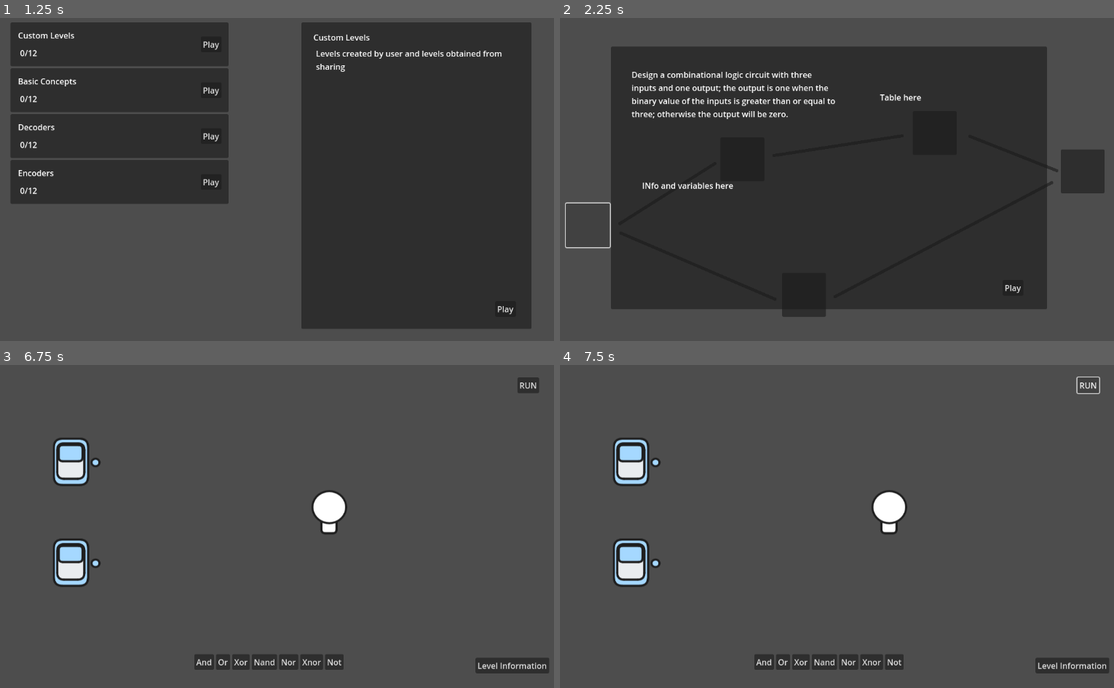
Above: before the commit, frames 1-4 (two rows, left to right).
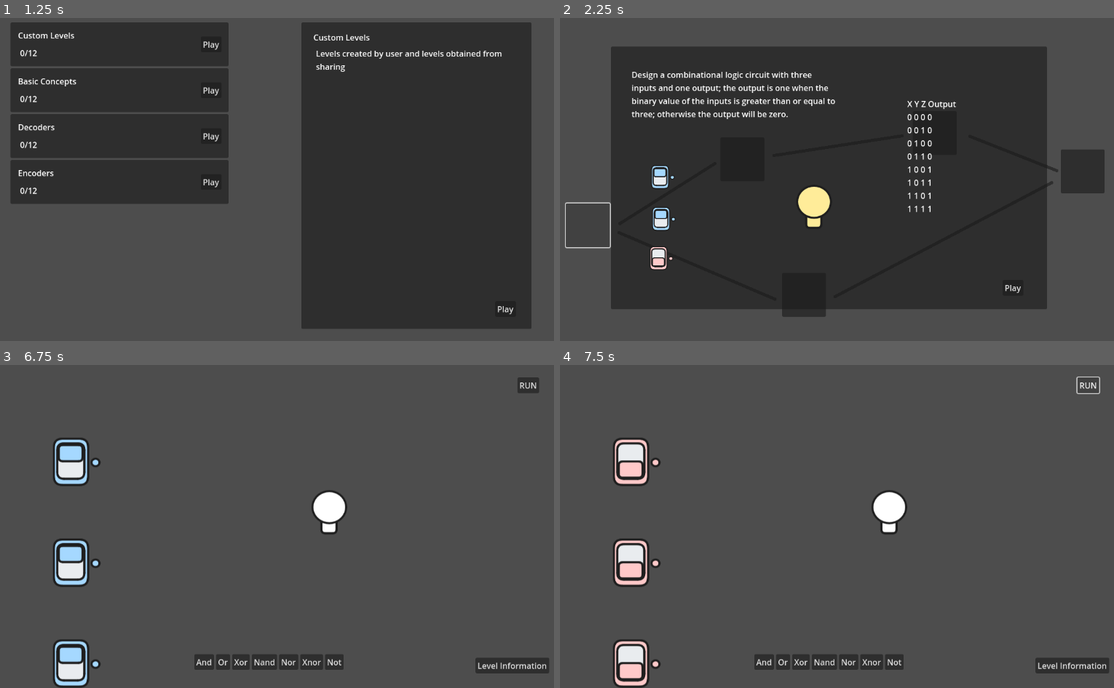
Above: after the commit, the same moments.

Repository: sininen-blue/logic-gate-tesseract
Game: Godot game, scene res://ui/title_page.tscn
The game is run twice, just before and just after one commit, with the same random seed, the same clock (stepped at 60 frames per second) and the same inputs.
Inputs (mouse positions are in pixels of both pictures, inside the frame that each line leads up to):
- Up to frame 1 (1.25 s): click "Play" at 0.5 s
- Up to frame 2 (2.25 s): click "Play" at 1.25 s; click (587, 224) at 2 s
- Up to frame 3 (6.75 s): click (182, 507) at 2.75 s; click (243, 642) at 3.5 s; click (376, 481) at 4.25 s; click (520, 516) at 5 s; click (27, 571) at 5.75 s; click "Play" at 6.5 s
- Up to frame 4 (7.5 s): click "RUN" at 7.25 s

Frame 1 is identical in both runs. In frame 2, 1.6% of the frame differs, in the area x 14-72%, y 23-78%; in frame 3, 0.9%; in frame 4, 2.3%, in the area x 9-19%, y 22-100%.

Commit message:
simulation system now runs and gets level complete

Diff:
--- a/simulation/simulation-manager.gd
+++ b/simulation/simulation-manager.gd
@@ -49,6 +49,18 @@
 	gate_scene.gate_type = "Start"
 	gate_scene.value = true
 	gate_scene.global_position = Vector2(200, 400) # NOTE: temp start location
+
+	new_gate = Gate.new()
+	new_gate.node = gate_scene
+	new_gate.type = gate_scene.gate_type
+
+	gates.append(new_gate)
+	add_child(gate_scene)
+
+	gate_scene = GATE_SCENE.instantiate()
+	gate_scene.gate_type = "Start"
+	gate_scene.value = true
+	gate_scene.global_position = Vector2(200, 600) # NOTE: temp start location
 
 	new_gate = Gate.new()
 	new_gate.node = gate_scene
@@ -355,3 +367,39 @@
 					gate.node.value = gate.connections[0].value
 				else:
 					gate.node.value = 2
+
+
+func _on_run_button_pressed() -> void:
+	run_simulation()
+
+func run_simulation():
+	var start_nodes : Array[GateNode]
+	var end_node : GateNode
+	var end_values : Array[Array]
+
+	for gate in gates:
+		if gate.type == "Start":
+			start_nodes.append(gate.node)
+		if gate.type == "End":
+			end_node = gate.node
+
+
+	for x in range(2):
+		for y in range(2):
+			for z in range(2):
+				start_nodes[0].value = x
+				start_nodes[1].value = y
+				start_nodes[2].value = z
+
+				await get_tree().create_timer(.2).timeout
+
+				var row = [x, y, z, end_node.value]
+				end_values.append(row)
+
+				await get_tree().create_timer(.2).timeout
+
+	var json_string = JSON.stringify(end_values)
+	var file = FileAccess.open("user://temp.dat", FileAccess.WRITE)
+	file.store_string(json_string)
+
+	get_tree().change_scene_to_file("res://ui/level_complete.tscn")
--- a/simulation/simulation.tscn
+++ b/simulation/simulation.tscn
@@ -159,3 +159,4 @@
 [connection signal="pressed" from="CanvasLayer/UI/FlowContainer/nor" to="." method="_on_nor_pressed"]
 [connection signal="pressed" from="CanvasLayer/UI/FlowContainer/xnor" to="." method="_on_xnor_pressed"]
 [connection signal="pressed" from="CanvasLayer/UI/FlowContainer/not" to="." method="_on_not_pressed"]
+[connection signal="pressed" from="CanvasLayer/UI/RunButton" to="." method="_on_run_button_pressed"]
--- /dev/null
+++ b/ui/level_complete.gd
@@ -0,0 +1,22 @@
+extends Control
+
+
+var correct : Array = [0, 0, 0, 0, 1, 1, 1, 1]
+
+func _ready():
+	var file = FileAccess.open("user://temp.dat", FileAccess.READ)
+	var content = file.get_as_text()
+	var results = JSON.parse_string(content)
+
+	## TODO: proper formatting
+	var table : String
+	for x in range(len(results)):
+		table += str(results[x])
+		if results[x][3] == correct[x]:
+			table += " O"
+		else:
+			table += " X"
+		table += " " + str(correct[x])
+		table += "\n"
+
+	$TruthTable/Label2.text = str(table)
--- a/ui/level_complete.tscn
+++ b/ui/level_complete.tscn
@@ -1,4 +1,6 @@
-[gd_scene format=3 uid="uid://drcweefw840r3"]
+[gd_scene load_steps=2 format=3 uid="uid://drcweefw840r3"]
+
+[ext_resource type="Script" path="res://ui/level_complete.gd" id="1_336ks"]
 
 [node name="LevelComplete" type="Control"]
 layout_mode = 3
@@ -7,6 +9,7 @@
 anchor_bottom = 1.0
 grow_horizontal = 2
 grow_vertical = 2
+script = ExtResource("1_336ks")
 metadata/_edit_lock_ = true
 
 [node name="Leaderboard" type="Panel" parent="."]
@@ -91,6 +94,20 @@
 offset_bottom = 53.0
 text = "Truth Table"
 
+[node name="Label2" type="Label" parent="TruthTable"]
+layout_mode = 1
+anchors_preset = 8
+anchor_left = 0.5
+anchor_top = 0.5
+anchor_right = 0.5
+anchor_bottom = 0.5
+offset_left = -20.0
+offset_top = -11.5
+offset_right = 20.0
+offset_bottom = 11.5
+grow_horizontal = 2
+grow_vertical = 2
+
 [node name="Button" type="Button" parent="."]
 layout_mode = 1
 anchors_preset = 8
--- a/ui/level_select.tscn
+++ b/ui/level_select.tscn
@@ -1,6 +1,9 @@
-[gd_scene load_steps=2 format=3 uid="uid://yrih2e5sant0"]
+[gd_scene load_steps=5 format=3 uid="uid://yrih2e5sant0"]
 
 [ext_resource type="Script" path="res://ui/level_select.gd" id="1_6kh77"]
+[ext_resource type="Texture2D" uid="uid://c4po5a0dv7iwn" path="res://assets/simulation/end.png" id="2_xff30"]
+[ext_resource type="Texture2D" uid="uid://l45ie1jqj5qx" path="res://assets/simulation/start.png" id="3_qsmob"]
+[ext_resource type="Texture2D" uid="uid://c1nuetfa18n17" path="res://assets/simulation/start-false.png" id="4_ym278"]
 
 [node name="LevelSelect" type="Control"]
 layout_mode = 3
@@ -40,7 +43,7 @@
 
 [node name="Line2D4" type="Line2D" parent="."]
 position = Vector2(3, 33)
-points = PackedVector2Array(161, 401, 466, 532)
+points = PackedVector2Array(157, 400, 466, 532)
 width = 6.0
 default_color = Color(0.180392, 0.180392, 0.180392, 1)
 joint_mode = 2
@@ -105,8 +108,9 @@
 offset_bottom = 260.5
 grow_horizontal = 2
 grow_vertical = 2
+metadata/_edit_lock_ = true
 
-[node name="Label" type="Label" parent="LevelInfo"]
+[node name="LevelDescription" type="Label" parent="LevelInfo"]
 layout_mode = 0
 offset_left = 41.0
 offset_top = 44.0
@@ -115,21 +119,21 @@
 text = "Design a combinational logic circuit with three inputs and one output; the output is one when the binary value of the inputs is greater than or equal to three; otherwise the output will be zero. "
 autowrap_mode = 3
 
-[node name="Label2" type="Label" parent="LevelInfo"]
+[node name="DesiredTable" type="Label" parent="LevelInfo"]
 layout_mode = 0
-offset_left = 533.0
-offset_top = 88.5
-offset_right = 830.0
-offset_bottom = 394.5
-text = "Table here"
-
-[node name="Label3" type="Label" parent="LevelInfo"]
-layout_mode = 0
-offset_left = 62.0
-offset_top = 264.0
-offset_right = 425.0
-offset_bottom = 465.0
-text = "INfo and variables here"
+offset_left = 587.0
+offset_top = 101.5
+offset_right = 702.0
+offset_bottom = 332.5
+text = "X Y Z Output
+0 0 0 0
+0 0 1 0
+0 1 0 0
+0 1 1 0
+1 0 0 1
+1 0 1 1
+1 1 0 1
+1 1 1 1"
 
 [node name="Button" type="Button" parent="LevelInfo"]
 layout_mode = 0
@@ -138,3 +142,22 @@
 offset_right = 817.0
 offset_bottom = 493.5
 text = "Play"
+
+[node name="End" type="Sprite2D" parent="LevelInfo"]
+position = Vector2(402, 317.5)
+texture = ExtResource("2_xff30")
+
+[node name="Start" type="Sprite2D" parent="LevelInfo"]
+position = Vector2(103, 258.5)
+scale = Vector2(0.5, 0.5)
+texture = ExtResource("3_qsmob")
+
+[node name="Start2" type="Sprite2D" parent="LevelInfo"]
+position = Vector2(105, 341.5)
+scale = Vector2(0.5, 0.5)
+texture = ExtResource("3_qsmob")
+
+[node name="Start-false" type="Sprite2D" parent="LevelInfo"]
+position = Vector2(100, 419.5)
+scale = Vector2(0.5, 0.5)
+texture = ExtResource("4_ym278")
